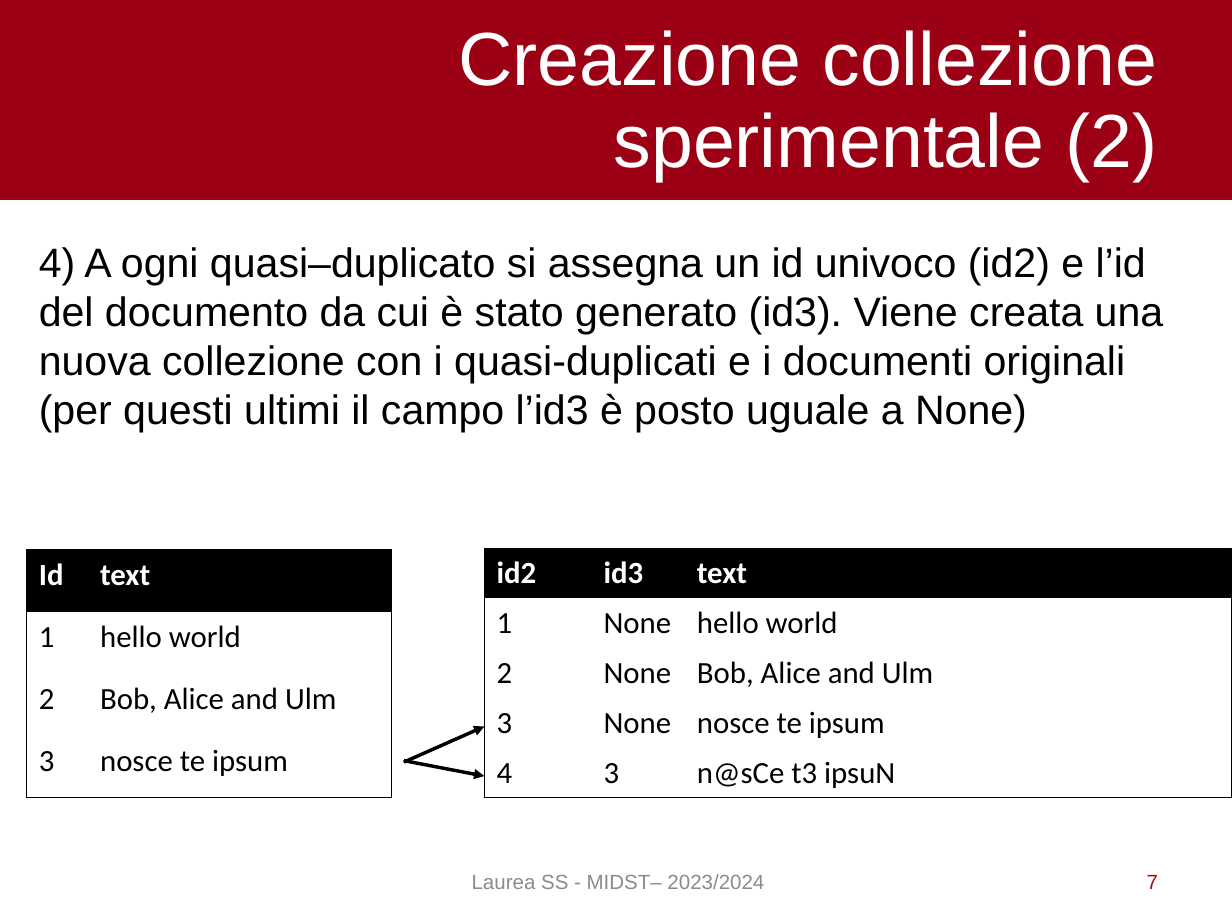
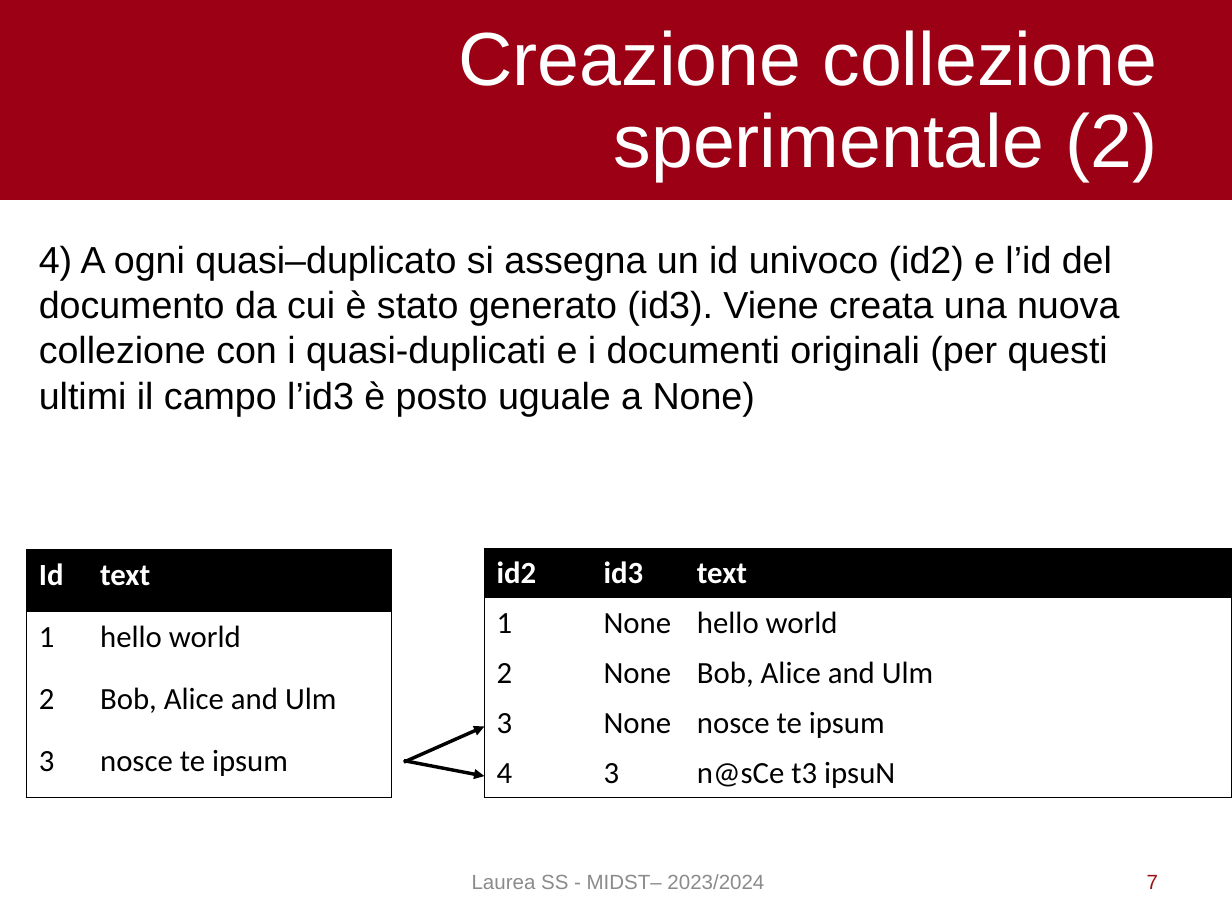
Before and after one commit to pietro-stangherlin/near_duplicate_doc_lsh, a slide deck: slide 7 of slides/ita/slides_ita.odp. Drawn at 1232x924 pixels with LibreOffice and Linux fonts; fonts in the diff are those of the drawing. Boxes give left, top, right and bottom in pixels: in the first picture for what was removed or moved away, otherwise in the second. Text is boxed around its words. In the diff, an @@ line names an element or a change of style, - is before the commit and + after.

```diff
--- a/slides/ita/slides_ita.odp
+++ b/slides/ita/slides_ita.odp
@@ text "4) A ogni quasi–duplicato si ..." at (x1=39, y1=245, x2=1119, y2=416): size 24 to 22 pt @@
```
Also in this commit, not shown: 5 other slides changed, 3 slides added, 1 other file.
